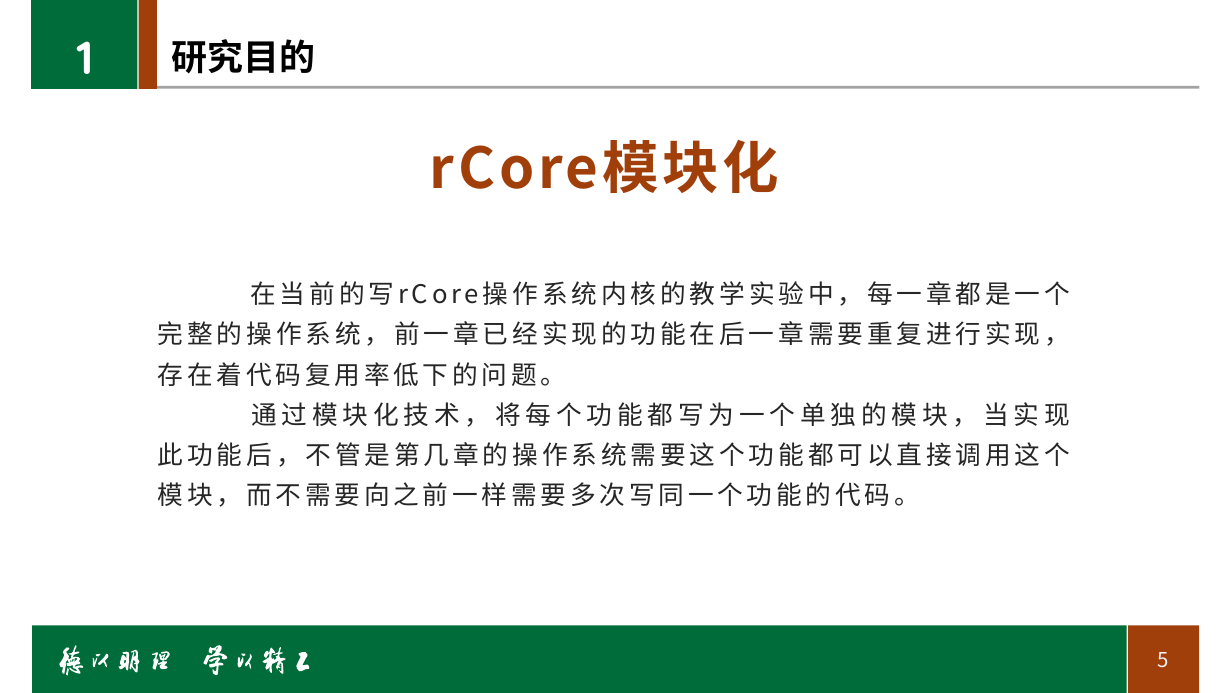
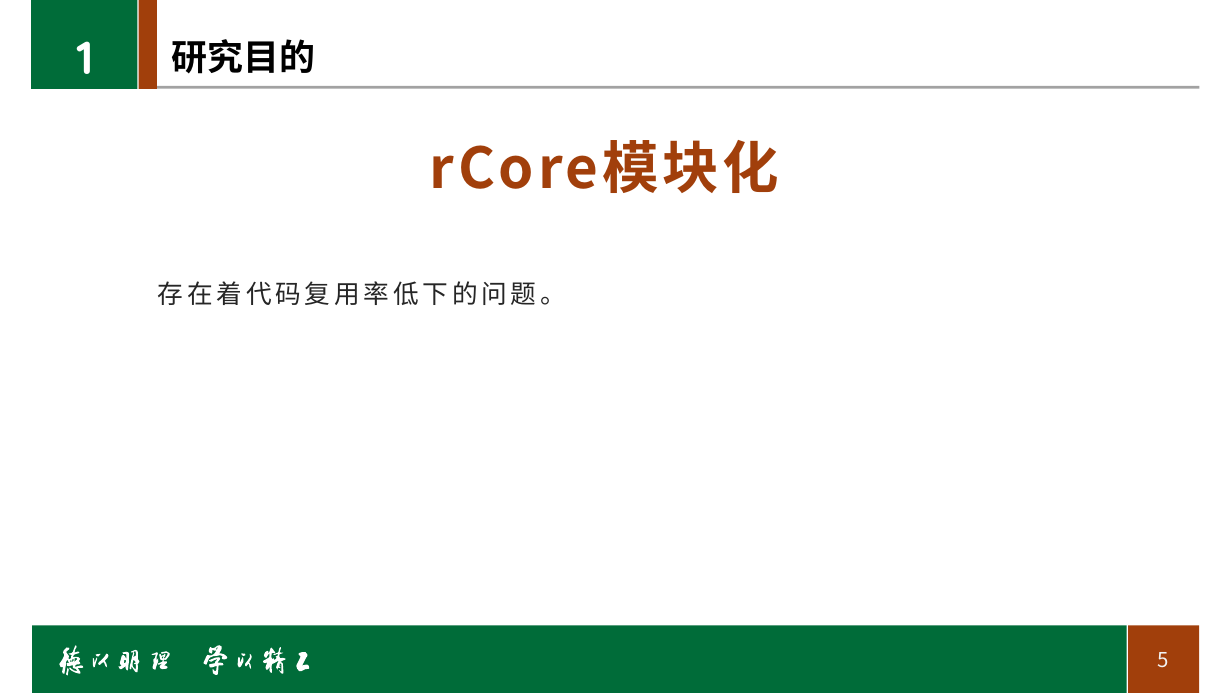
Before and after one commit to shiwenlong12/rcore_module1, a slide deck: slide 5 of Related_documents/答辩报告.pptx. Drawn at 1232x693 pixels with LibreOffice and Linux fonts; fonts in the diff are those of the drawing; background and template pictures are left out. Boxes give left, top, right and bottom in pixels: in the first picture for what was removed or moved away, otherwise in the second. Text is boxed around its words. In the diff, an @@ line names an element or a change of style, - is before the commit and + after.

```diff
--- a/Related_documents/答辩报告.pptx
+++ b/Related_documents/答辩报告.pptx
@@ text at bbox=[158, 281, 566, 305]: text changed @@
-在当前的写rCore操作系统内核的教学实验中，每一章都是一个完整的操作系统，前一章已经实现的功能在后一章需要重复进行实现，存在着代码复用率低下的问题。
-通过模块化技术，将每个功能都写为一个单独的模块，当实现此功能后，不管是第几章的操作系统需要这个功能都可以直接调用这个模块，而不需要向之前一样需要多次写同一个功能的代码。
+存在着代码复用率低下的问题。
```
Also in this commit, not shown: 31 other slides changed, 1 slide added, 1 slide removed, 7 other files.
